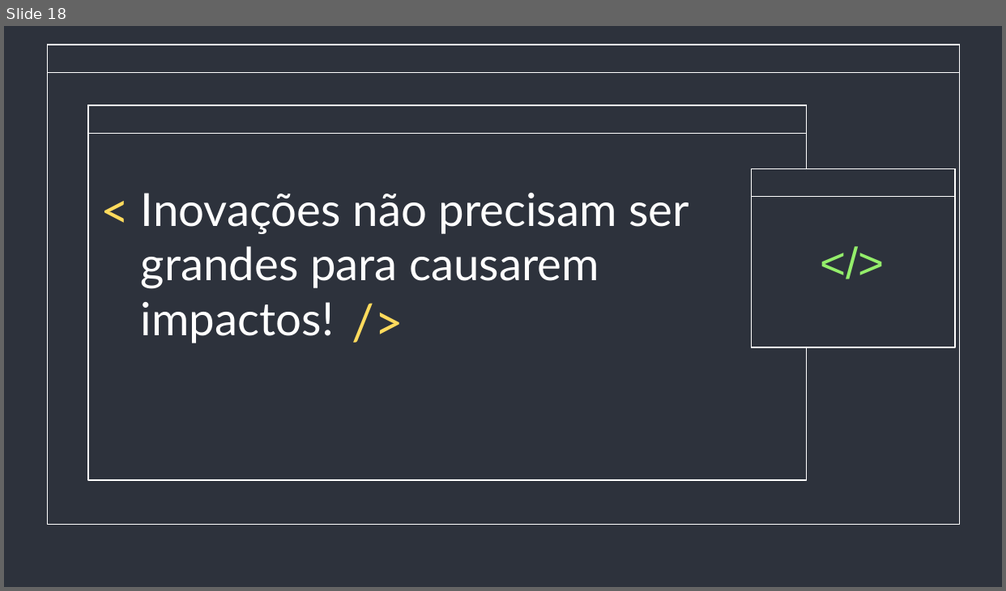
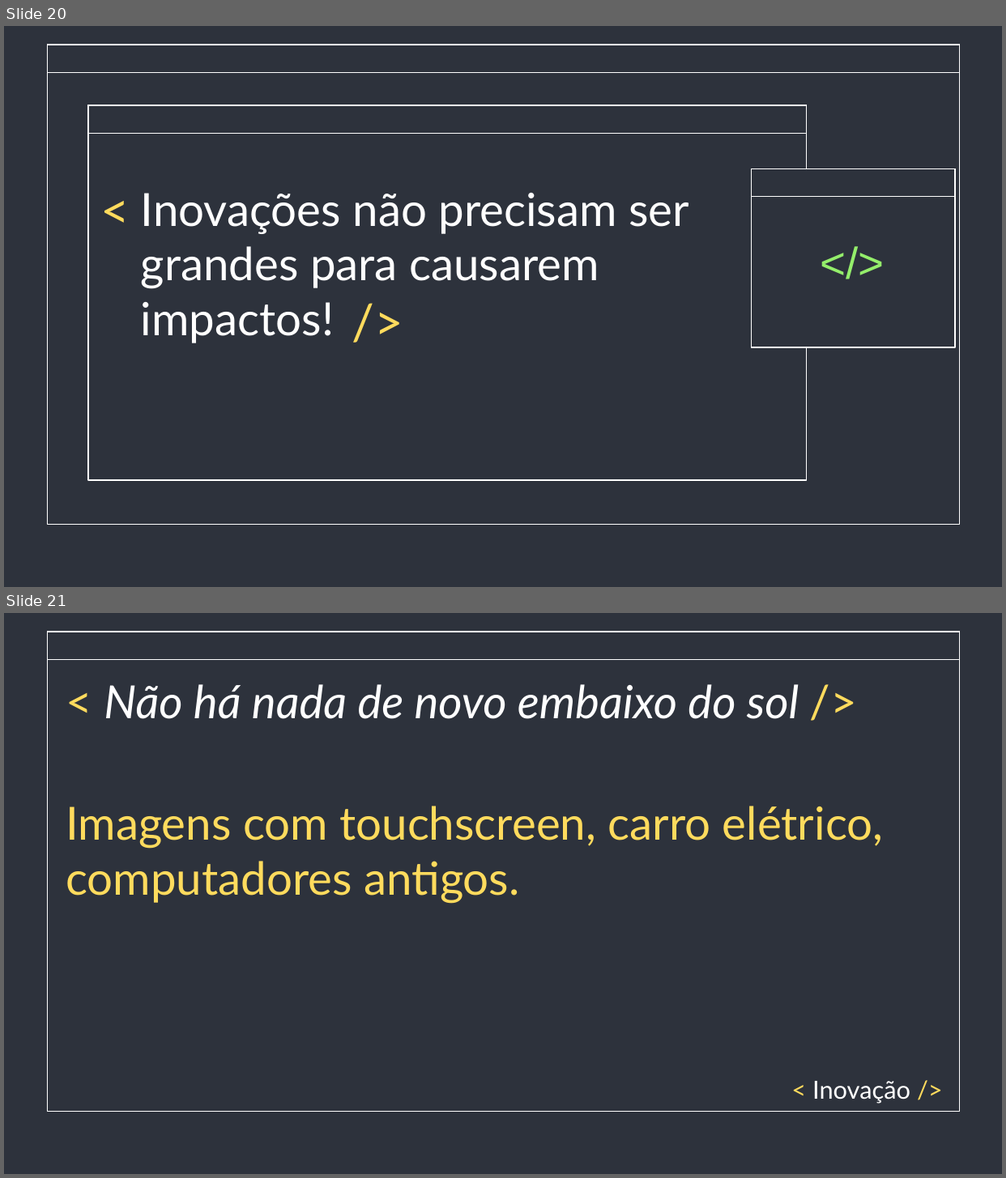
Before and after one commit to saintalex93/TestingHabitPresentation, a slide deck: Testes e Inovação - Semana de qualidade.pptx. Shown one above the other, each under a label of ours: slide 18 before the commit, slides 20 and 21 after it. The pictures are 1006x591 and 1006x1178 pixels, drawn with LibreOffice and Linux fonts; fonts in the diff are those of the drawing. Boxes give left, top, right and bottom in pixels: in the first picture for what was removed or moved away, otherwise in the second. Text is boxed around its words. In the diff, an @@ line names an element or a change of style, - is before the commit and + after.

Commit message:
[Semana da Qualidade] - Slides inovação e qualidade

```diff
--- a/Testes e Inovação - Semana de qualidade.pptx
+++ b/Testes e Inovação - Semana de qualidade.pptx
@@ slide 21 added at [4,613,1002,1174], background #2D323C; not listed: 2 template elements that a slide beside it also shows @@
@@ title added at [104,684,799,719], 33 pt, text #FFFFFF, italic @@
+< Não há nada de novo embaixo do sol />
@@ text added at [66,806,883,904], 33 pt, text #FFDB5D @@
+Imagens com touchscreen, carro elétrico, computadores antigos.
@@ text added at [812,1081,910,1104], 18 pt, text #FFFFFF @@
+< Inovação />
@@ what was slide 18 is now slide 20 @@
```
Also in this commit, not shown: 4 slides changed, 4 other slides added.
